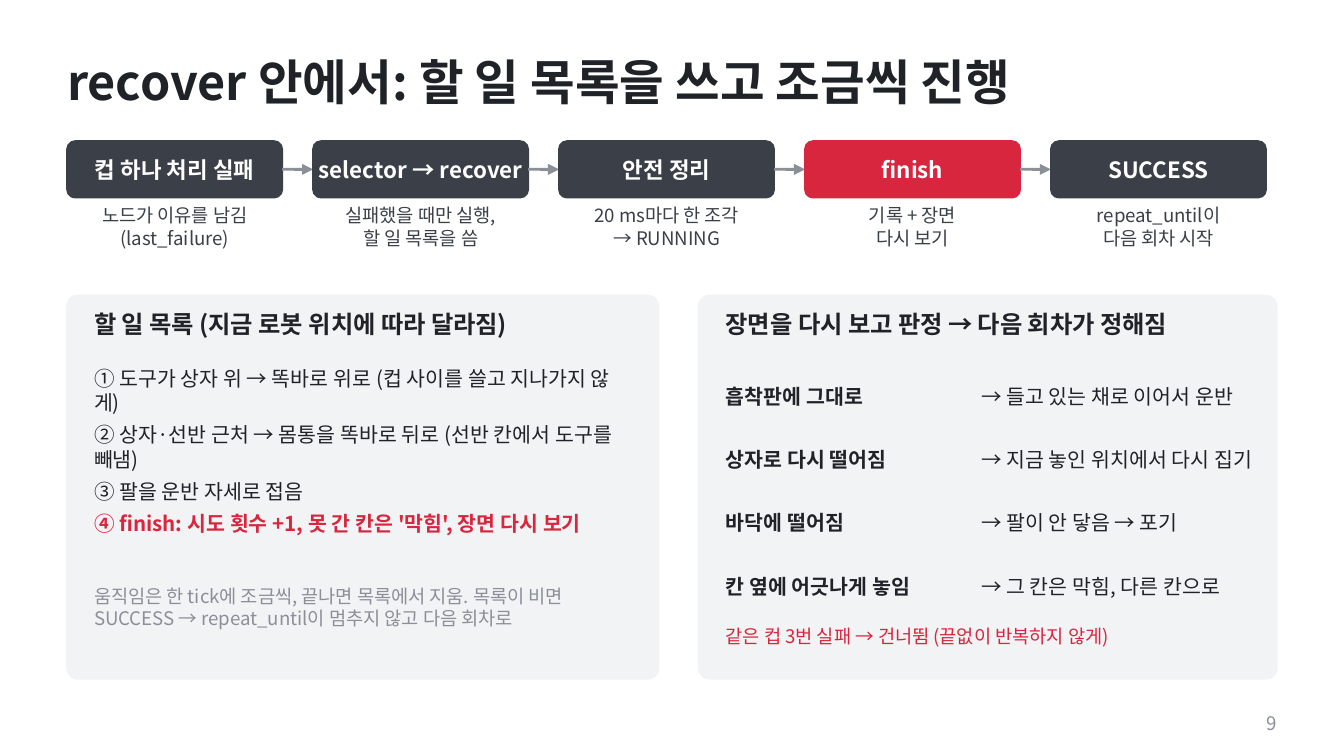
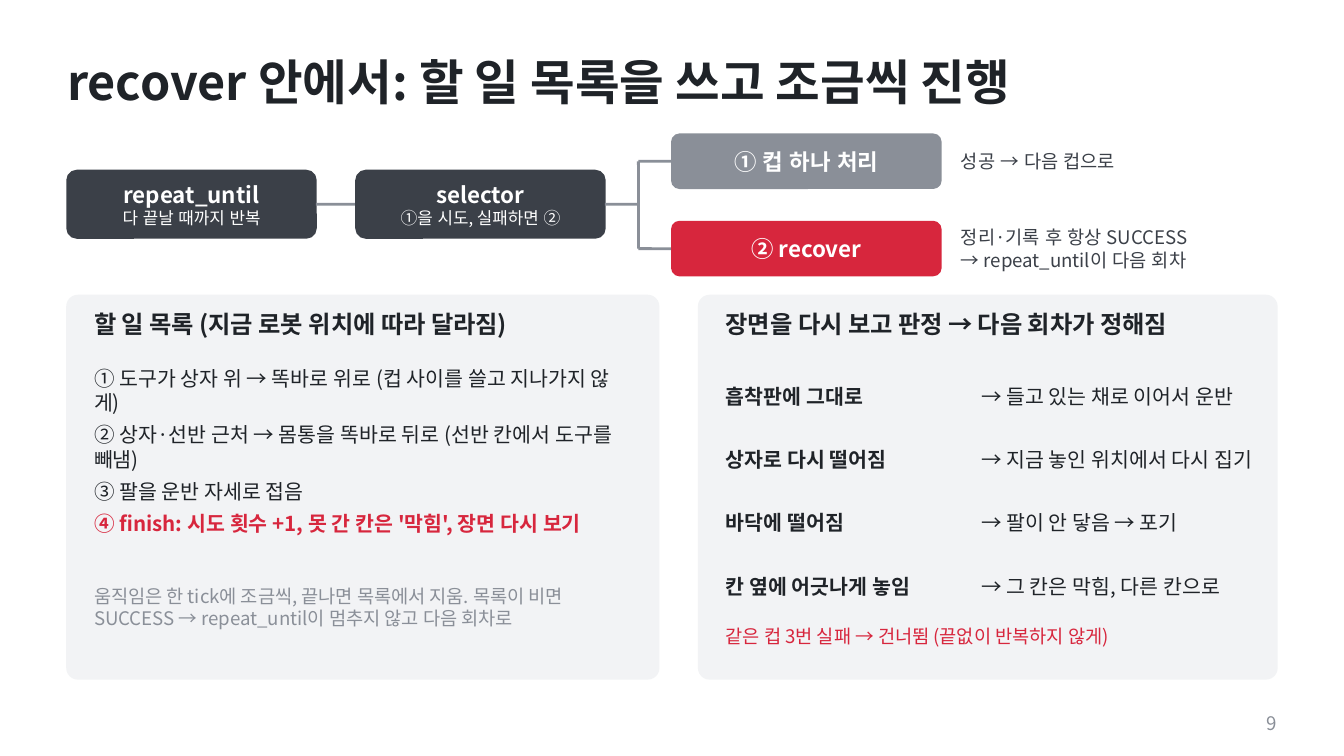
Before and after one commit to hayoung0Lee/cupramen, a slide deck: slide 9 of presentation/cupramen_deck.pptx. Drawn at 1344x756 pixels with LibreOffice and Linux fonts; fonts in the diff are those of the drawing. Boxes give left, top, right and bottom in pixels: in the first picture for what was removed or moved away, otherwise in the second. Text is boxed around its words. In the diff, an @@ line names an element or a change of style, - is before the commit and + after.

```diff
--- a/presentation/cupramen_deck.pptx
+++ b/presentation/cupramen_deck.pptx
@@ rounded rectangle removed at bbox=[67, 141, 282, 198] @@
@@ rounded rectangle removed at bbox=[313, 141, 528, 198] @@
@@ rounded rectangle removed at bbox=[559, 141, 774, 198] @@
@@ rounded rectangle added at bbox=[672, 134, 941, 188], fill #8A8F98, outline #8A8F98 1 pt, 12 pt, text #FFFFFF, bold @@
+① 컵 하나 처리
@@ rounded rectangle removed at bbox=[805, 141, 1020, 198] @@
@@ rounded rectangle removed at bbox=[1051, 141, 1266, 198] @@
@@ rounded rectangle added at bbox=[67, 171, 316, 238], fill #3B4048, outline #3B4048 1 pt, 12 pt, text #FFFFFF, bold @@
+repeat_until
+다 끝날 때까지 반복
@@ text removed at bbox=[95, 159, 254, 180] @@
-컵 하나 처리 실패
@@ text removed at bbox=[319, 160, 523, 179] @@
-selector → recover
@@ rounded rectangle added at bbox=[356, 171, 605, 238], fill #3B4048, outline #3B4048 1 pt, 9 pt, text #FFFFFF @@
+selector
+①을 시도, 실패하면 ②
@@ text removed at bbox=[623, 159, 710, 180] @@
-안전 정리
@@ arrow moved from (528, 169) - (559, 169) to (638, 161) - (672, 161) @@
@@ arrow (638, 161) - (672, 161): arrow to line @@
@@ line added from (638, 161) to (638, 249), #8A8F98 1.5 pt @@
@@ text removed at bbox=[882, 160, 944, 179] @@
-finish
@@ text added at bbox=[961, 152, 1115, 170], 10 pt, text #3B4048 @@
+성공 → 다음 컵으로
@@ text removed at bbox=[1108, 161, 1208, 179] @@
-SUCCESS
@@ text removed at bbox=[102, 206, 247, 249] @@
-노드가 이유를 남김
-(last_failure)
@@ arrow moved from (282, 169) - (313, 169) to (316, 204) - (356, 204) @@
@@ arrow (316, 204) - (356, 204): arrow to line @@
@@ text removed at bbox=[345, 206, 495, 247] @@
-실패했을 때만 실행,
-할 일 목록을 씀
@@ text removed at bbox=[594, 206, 739, 245] @@
-20 ms마다 한 조각
-→ RUNNING
@@ arrow moved from (774, 169) - (805, 169) to (605, 204) - (638, 204) @@
@@ arrow (605, 204) - (638, 204): arrow to line @@
@@ text removed at bbox=[869, 206, 956, 247] @@
-기록 + 장면
-다시 보기
@@ rounded rectangle added at bbox=[672, 222, 941, 276], fill #D7263D, outline #D7263D 1 pt, 12 pt, text #FFFFFF, bold @@
+② recover
@@ text at bbox=[961, 228, 1187, 272]: text changed @@
-repeat_until이
-다음 회차 시작
+정리·기록 후 항상 SUCCESS
+→ repeat_until이 다음 회차
@@ text "정리·기록 후 항상 SUCCESS" at bbox=[961, 228, 1187, 272]: vertical alignment top to middle @@
@@ arrow moved from (1020, 169) - (1051, 169) to (638, 249) - (672, 249) @@
@@ arrow (638, 249) - (672, 249): arrow to line @@
```
Also in this commit, not shown: 1 other file.
